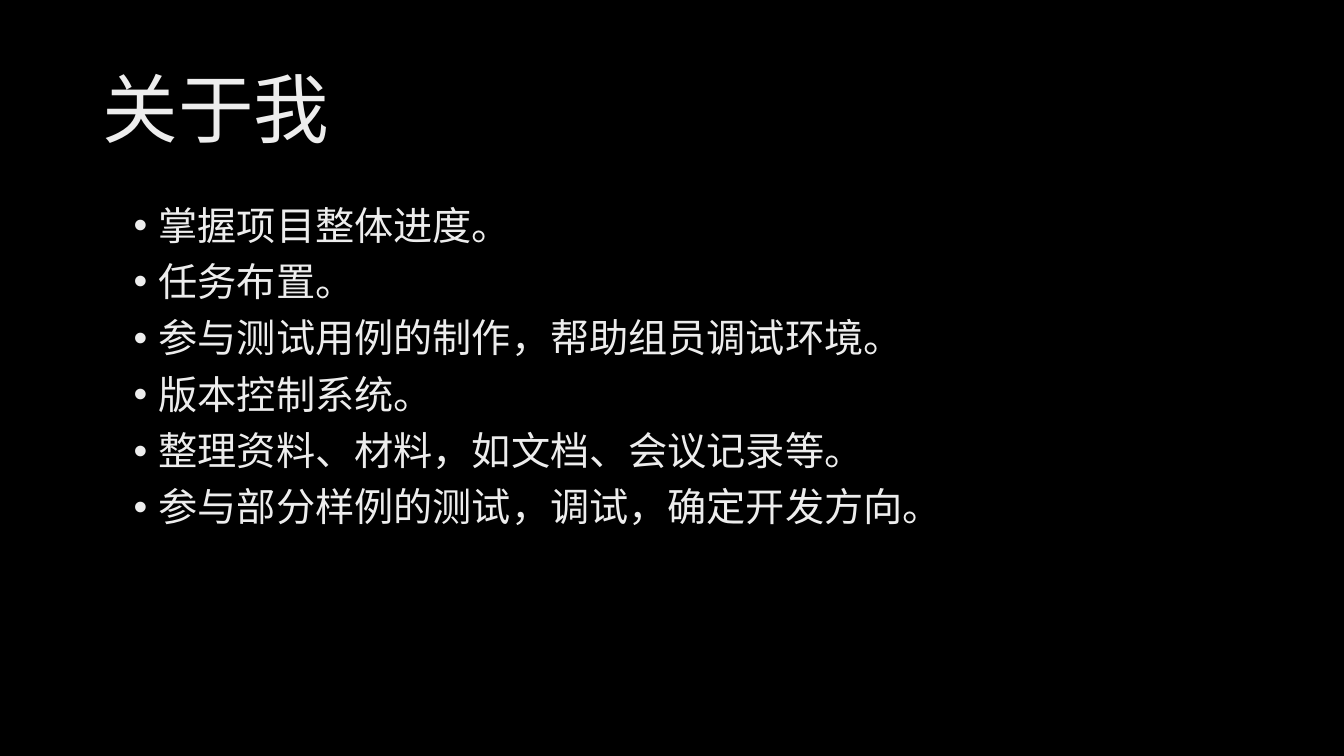
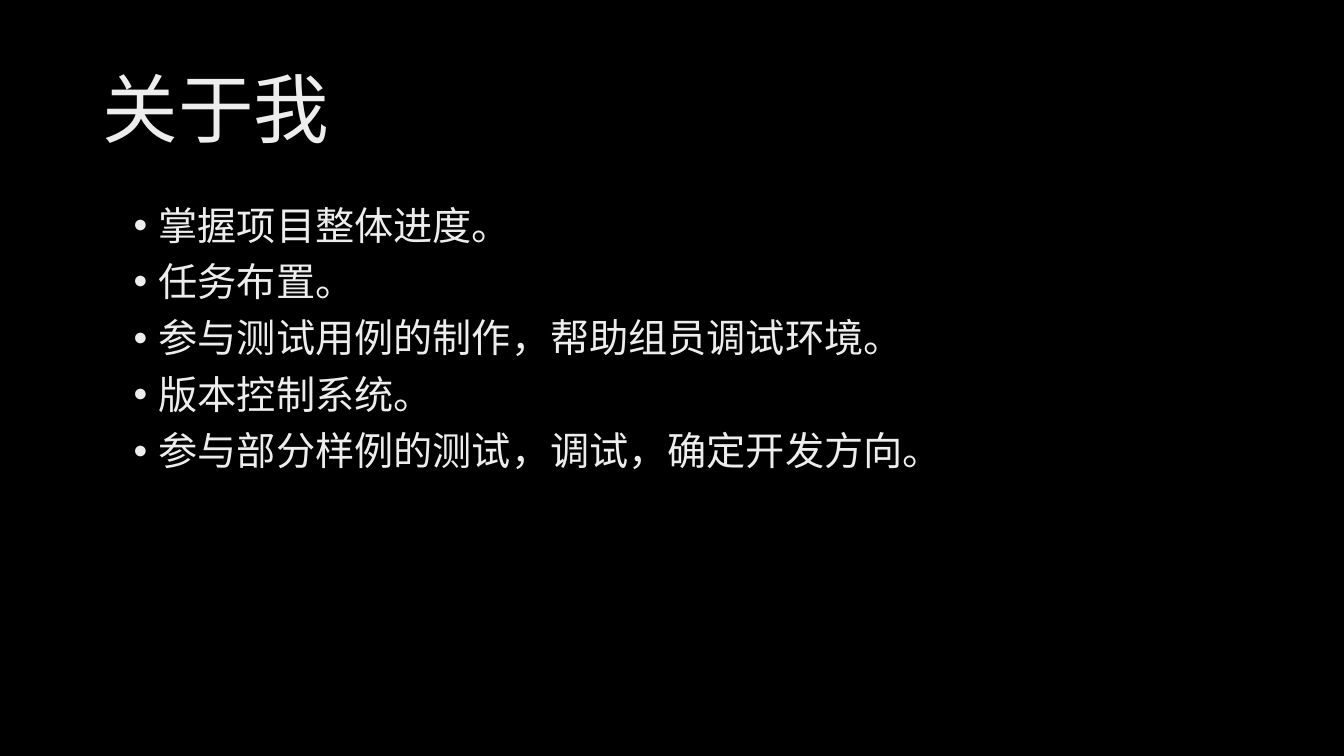
Before and after one commit to HSCppcheck/Cppcheck, a slide deck: slide 5 of 汇报/第六周课堂汇报.pptx. Drawn at 1344x756 pixels with LibreOffice and Linux fonts; fonts in the diff are those of the drawing; background and template pictures are left out. Boxes give left, top, right and bottom in pixels: in the first picture for what was removed or moved away, otherwise in the second. Text is boxed around its words. In the diff, an @@ line names an element or a change of style, - is before the commit and + after.

```diff
--- a/汇报/第六周课堂汇报.pptx
+++ b/汇报/第六周课堂汇报.pptx
@@ text at box(159, 432, 864, 469): paragraph removed @@
-• 整理资料、材料，如文档、会议记录等。
```
Also in this commit, not shown: 3 other slides changed, 3 slides added, 1 other file.
